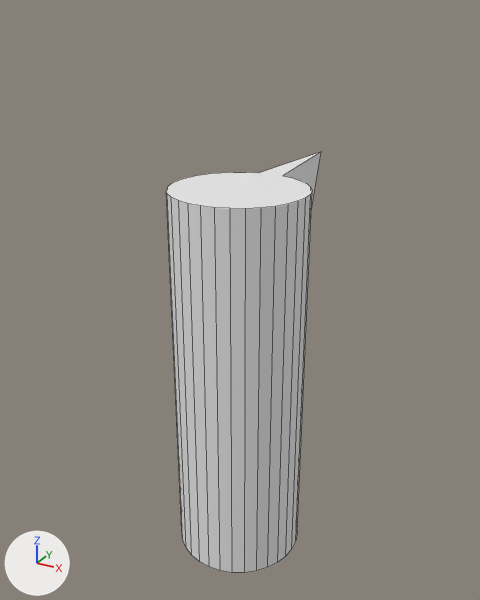
Renders of the OBJ model data/meshes/player.obj from each side of a commit.
The view is the same before and after, from a 50 mm lens placed at (1.09, -1.97, 1.32), pointed at (-0.1, 0.18, 0.24). Lighting does not change. The marker at lower left points along +X, +Y and +Z. Mesh edges are drawn as thin lines. Where no turn or scale is listed for an object, it has been applied to the vertices.
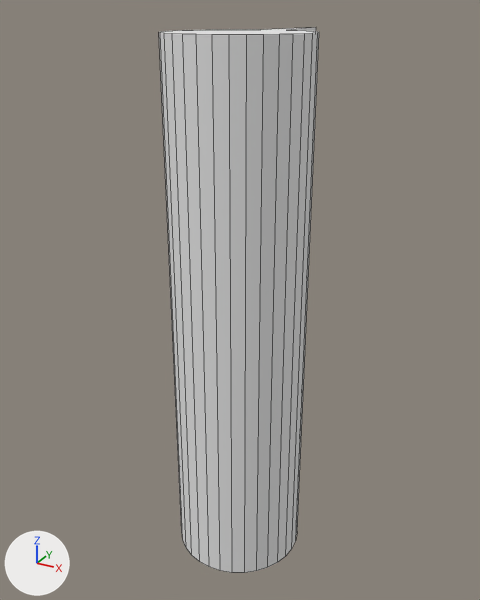
The newer file is also turned or shifted as a whole; pictures and numbers use the older file's frame.

Patch to the scene script:
```diff
--- a/data/meshes/player.obj.py
+++ b/data/meshes/player.obj.py
@@ me_cylinder @@
 me_cylinder.from_pydata(...)  # 64 vertices, 34 faces; spans x -0.25..0.25, y -0.25..0.74, z -0.75..0.75
 # used by ob_cylinder; location = (0.0, 0.0, 0.0)
+# me_cylinder part 1: the 1 vertex in x 0.0, y 0.74, z 0.75 is moved by (0.0, -0.11, 0.5)
+# me_cylinder part 2: all 31 vertices in x -0.25..0.25, y -0.25..0.25, z 0.75 are moved by (0.0, 0.0, 0.5)
 me_cylinder.materials.append(mat_none)
```

Where the change shows, as pixel boxes (x1, y1, x2, y2) in the pictures (480 x 600 px; the box of a moved part takes in the faces that stretch with it):
'Cylinder', reshaped (30% taller): before (166, 152, 321, 573); after (159, 27, 319, 573)
part 1 of me_cylinder, moved or reshaped: before (166, 152, 321, 211); after (160, 27, 318, 35)
part 2 of me_cylinder, moved or reshaped: before (166, 192, 312, 517); after (159, 32, 319, 517)
